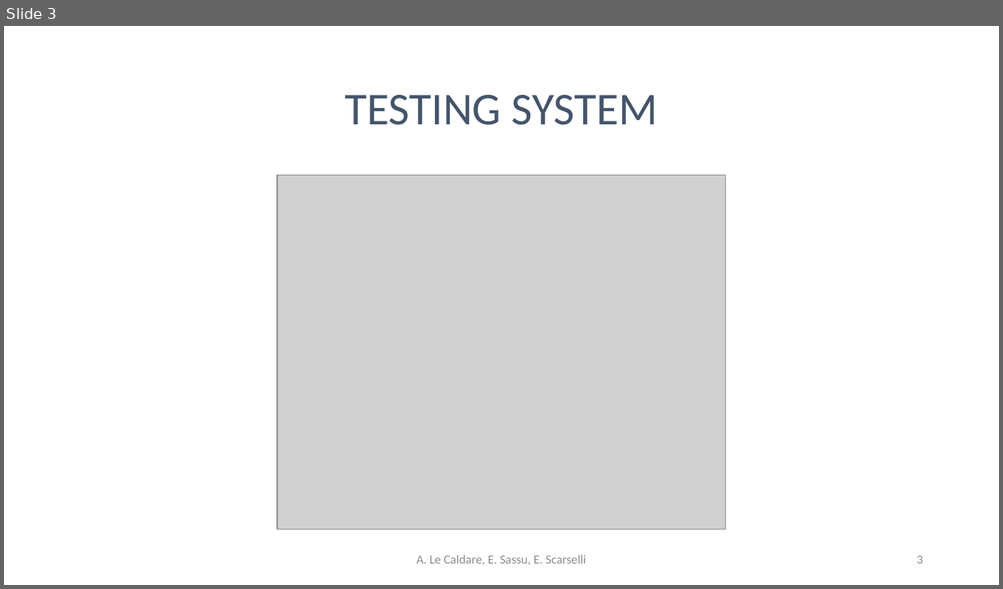
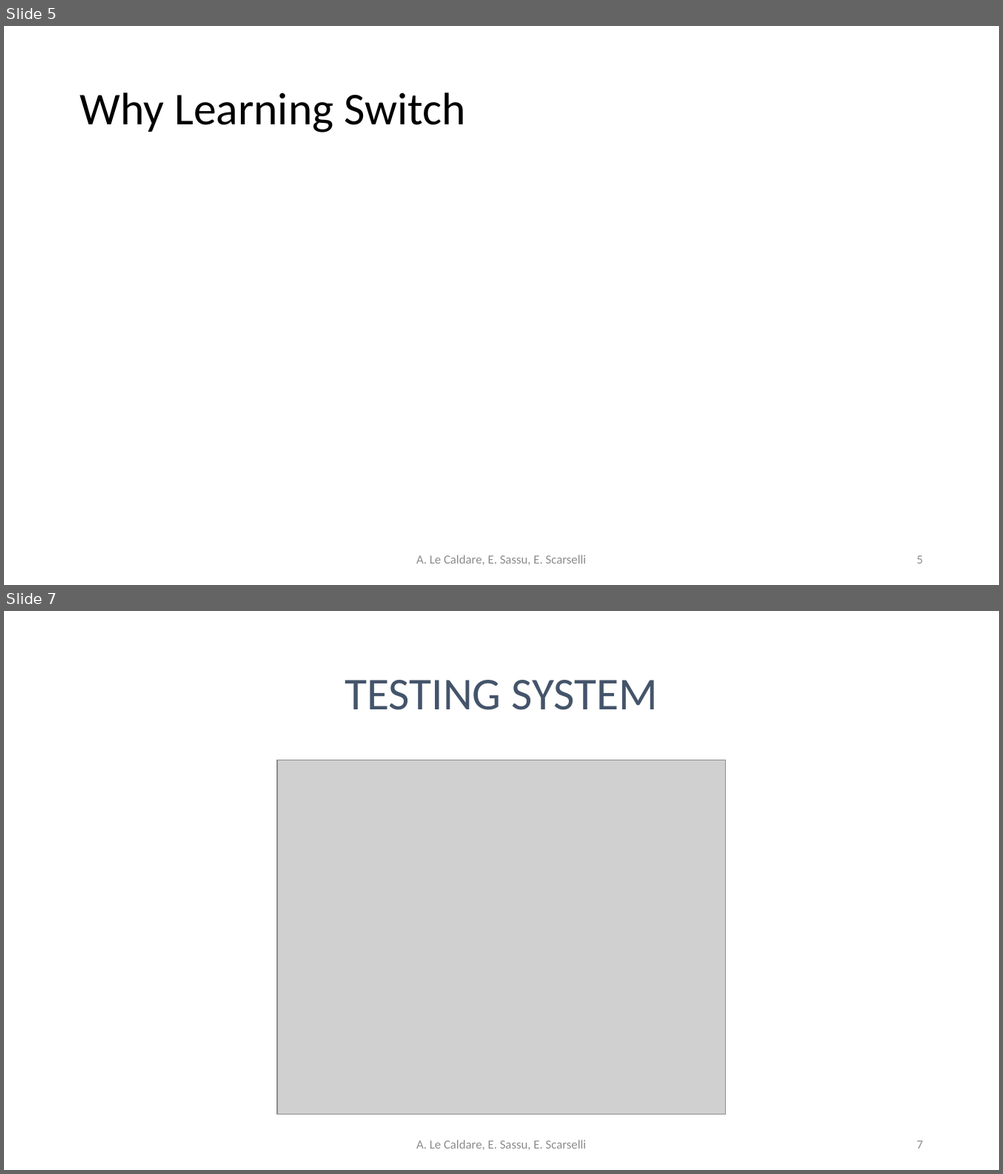
Before and after one commit to psoftware/ddosdefence-floodlight-controller, a slide deck: Docs/DDoSDefence.pptx. Shown one above the other, each under a label of ours: slide 3 before the commit, slides 5 and 7 after it; the slides between them are not shown. The pictures are 1003x589 and 1003x1174 pixels, drawn with LibreOffice and Linux fonts; fonts in the diff are those of the drawing; grey boxes stand for pictures. Boxes give left, top, right and bottom in pixels: in the first picture for what was removed or moved away, otherwise in the second. Text is boxed around its words. In the diff, an @@ line names an element or a change of style, - is before the commit and + after.

```diff
--- a/Docs/DDoSDefence.pptx
+++ b/Docs/DDoSDefence.pptx
@@ slide 5 added at (x1=4, y1=26, x2=999, y2=585), background #FFFFFF @@
@@ title added at (x1=79, y1=93, x2=465, y2=133), 44 pt, text #000000 @@
+Why Learning Switch
@@ text added at (x1=416, y1=555, x2=586, y2=565), 12 pt, text #8C8C8C @@
+A. Le Caldare, E. Sassu, E. Scarselli
@@ page number added at (x1=916, y1=556, x2=922, y2=564), 12 pt, text #8C8C8C @@
+5
@@ what was slide 3 is now slide 7 @@
@@ page number at (x1=916, y1=1141, x2=922, y2=1149): text changed @@
-3
+7
```
Also in this commit, not shown: 2 slides changed, 3 other slides added.
